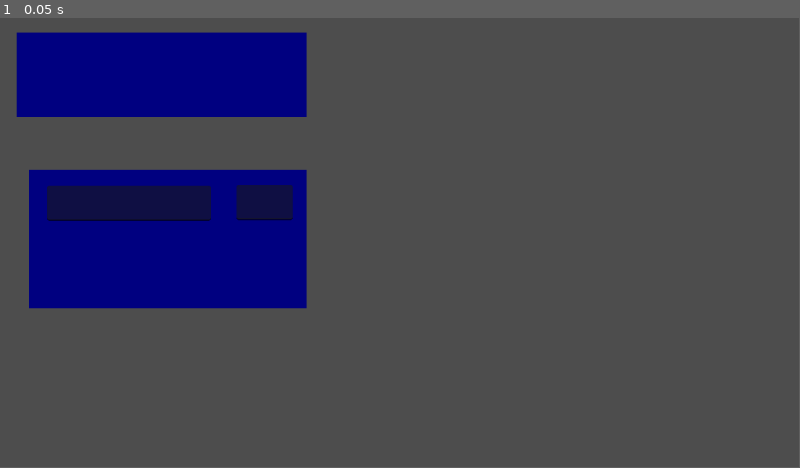
Above: before the commit, frame 1.
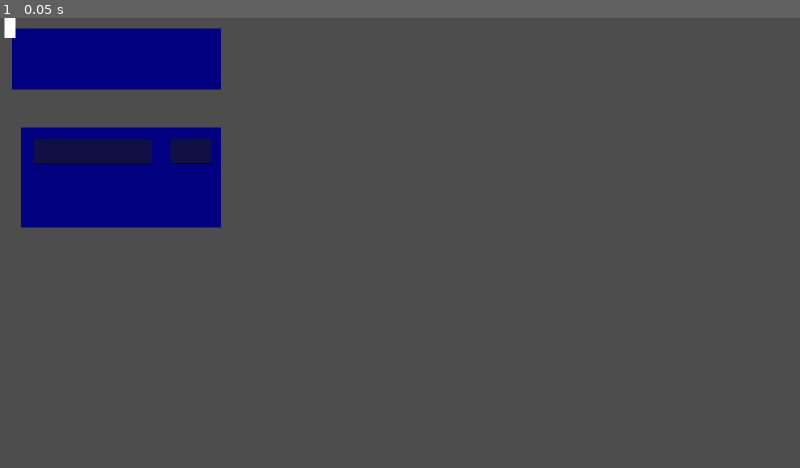
Above: after the commit, the same moment.

Repository: MousePotatoDoesStuff/PotatoUtil
Game: Godot game, scene res://scenes/main_scene.tscn
Same seed, same stepped clock (60 frames per second), same inputs: the game is played once before the commit and once after it. Before the commit the project starts from res://main_scene.tscn.
Inputs:
- Up to frame 1 (0.05 s): no input
In our replay, the window is 799x449 before the commit and 800x450 after it. These sizes can differ from the game's own. Grey fills any space a smaller window leaves; there, only what the larger window draws over its background counts as a difference.

The runs differ from the first frame. In frame 1, 16% of the frame differs, in the area x 0-39%, y 0-65%.

Commit message:
i forgor

Diff:
--- a/project.godot
+++ b/project.godot
@@ -11,9 +11,14 @@
 [application]
 
 config/name="PotatoUtil"
-run/main_scene="res://main_scene.tscn"
+run/main_scene="res://scenes/main_scene.tscn"
 config/features=PackedStringArray("4.1", "GL Compatibility")
 config/icon="res://icon.svg"
+
+[display]
+
+window/size/viewport_width=1600
+window/size/viewport_height=900
 
 [rendering]
 
--- /dev/null
+++ b/scenes/demo_scene.tscn
@@ -0,0 +1,24 @@
+[gd_scene format=3 uid="uid://b3sh5wliqsfeu"]
+
+[node name="DemoScene" type="Control"]
+layout_mode = 3
+anchors_preset = 15
+anchor_right = 1.0
+anchor_bottom = 1.0
+grow_horizontal = 2
+grow_vertical = 2
+
+[node name="Test" type="Control" parent="."]
+anchors_preset = 0
+anchor_left = 0.21875
+anchor_right = 0.78125
+anchor_bottom = 1.0
+metadata/_edit_use_anchors_ = true
+
+[node name="ColorRect" type="ColorRect" parent="Test"]
+layout_mode = 1
+anchors_preset = 15
+anchor_right = 1.0
+anchor_bottom = 1.0
+grow_horizontal = 2
+grow_vertical = 2
--- a/main_scene.tscn
+++ b/scenes/main_scene.tscn
@@ -1,8 +1,9 @@
-[gd_scene load_steps=4 format=3 uid="uid://chrxsjeoo61gt"]
+[gd_scene load_steps=5 format=3 uid="uid://chrxsjeoo61gt"]
 
 [ext_resource type="Script" path="res://scripts/potatoutil/MultipleSceneManager.gd" id="1_5q3ka"]
 [ext_resource type="Script" path="res://scripts/potatoutil/ManagedScene.gd" id="2_0ybdl"]
-[ext_resource type="PackedScene" uid="uid://cvvubed7ekdms" path="res://strmul_demonstration.tscn" id="3_0aoih"]
+[ext_resource type="PackedScene" uid="uid://cvvubed7ekdms" path="res://scenes/strmul_demonstration.tscn" id="3_0aoih"]
+[ext_resource type="PackedScene" uid="uid://b3sh5wliqsfeu" path="res://scenes/demo_scene.tscn" id="4_ub73l"]
 
 [node name="MainScene" type="Control"]
 layout_mode = 3
@@ -38,3 +39,5 @@
 offset_right = 442.0
 offset_bottom = 143.0
 color = Color(0, 0, 0.501961, 1)
+
+[node name="DemoScene" parent="MultipleSceneManager" instance=ExtResource("4_ub73l")]
--- a/scripts/potatoutil/string.gd
+++ b/scripts/potatoutil/string.gd
@@ -1,6 +1,9 @@
 extends Node
 
 static func strmul(element,count):
+	'''
+	String multiplication method.
+	'''
 	var X=""
 	for i in range(count):
 		X+=element
Renamed: strmul_demonstration.tscn -> scenes/strmul_demonstration.tscn
